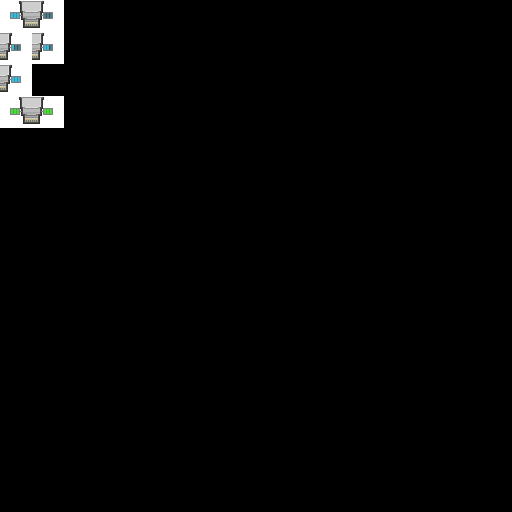
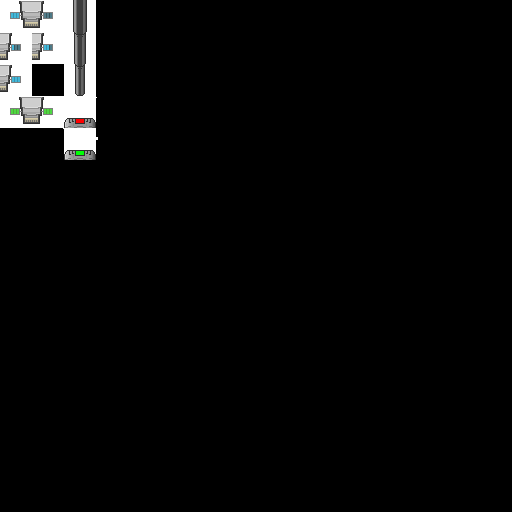
Revision of a layered 512px x 512px image; what changed, layer by layer:
painted on "Layer 8" over [63, 0, 98, 160]
